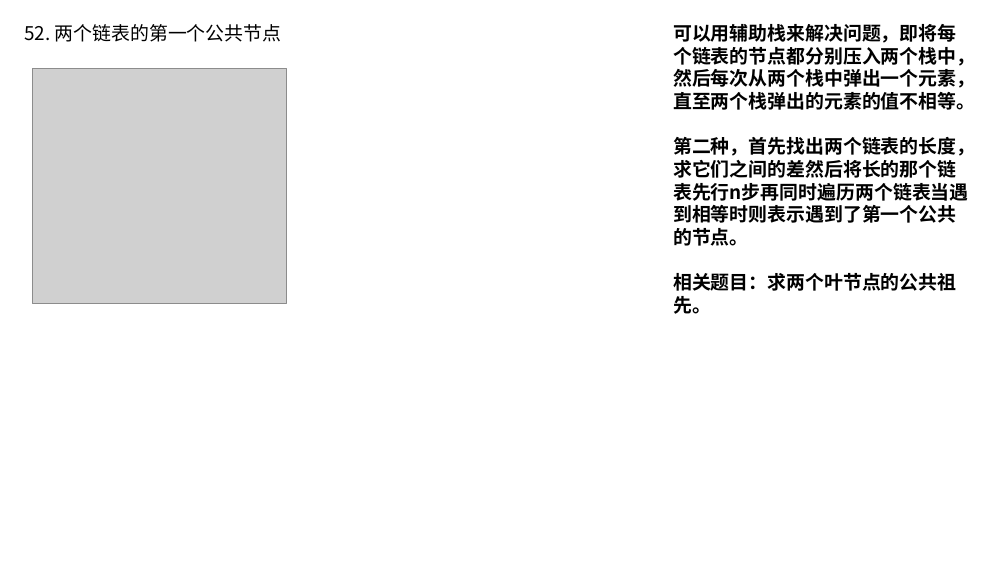
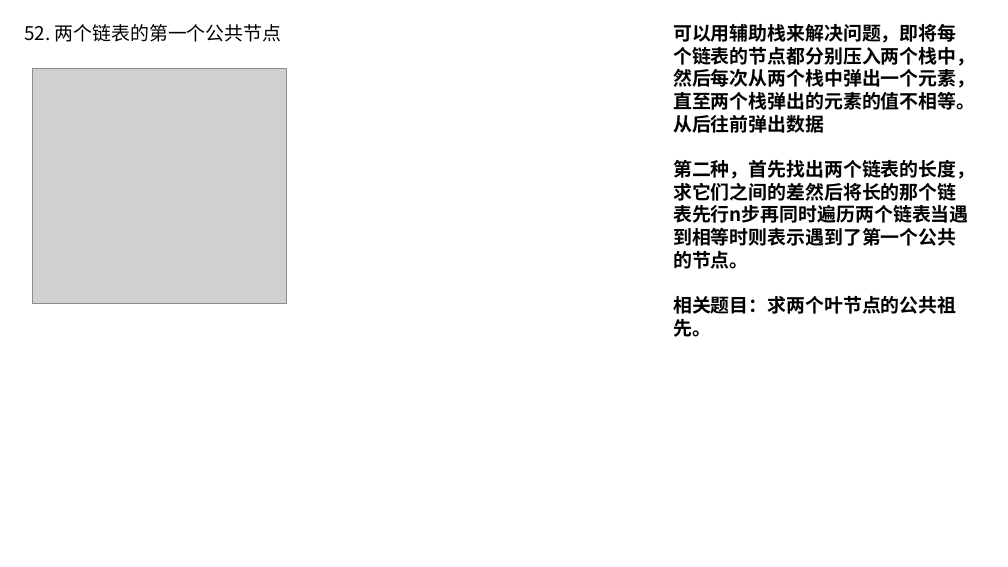
Before and after one commit to xiaojkql/Interview-Prepare, a slide deck: slide 58 of 数据结构和算法/剑指offer.pptx (slide 56 before the commit). Drawn at 1008x567 pixels with LibreOffice and Linux fonts; fonts in the diff are those of the drawing; grey boxes stand for pictures. Boxes give left, top, right and bottom in pixels: in the first picture for what was removed or moved away, otherwise in the second. Text is boxed around its words. In the diff, an @@ line names an element or a change of style, - is before the commit and + after.

```diff
--- a/数据结构和算法/剑指offer.pptx
+++ b/数据结构和算法/剑指offer.pptx
@@ text at (x1=673, y1=24, x2=975, y2=133): text changed @@
-可以用辅助栈来解决问题，即将每个链表的节点都分别压入两个栈中，然后每次从两个栈中弹出一个元素，直至两个栈弹出的元素的值不相等。
+可以用辅助栈来解决问题，即将每个链表的节点都分别压入两个栈中，然后每次从两个栈中弹出一个元素，直至两个栈弹出的元素的值不相等。从后往前弹出数据
```
Also in this commit, not shown: 59 other slides changed, 2 slides added, 6 other files.
